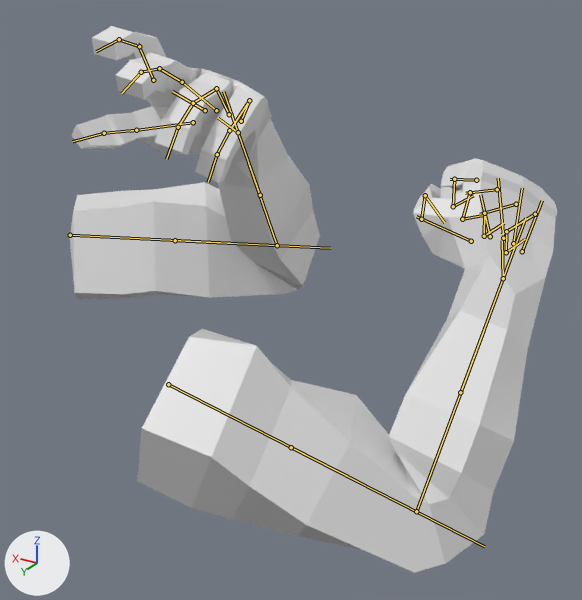
Renders of the FBX model Assets/GhostPuncher/Models/arms_tackle_punch.fbx from each side of a commit.
The view is the same before and after, from a 50 mm lens placed at (-0.677, 0.586, 0.205), pointed at (-0.221, -0.174, -0.175). The lights are fixed; the arrows at lower left show +X, +Y and +Z. The older version comes first. Both versions are drawn at frame 20 of the action 'Scene'; the numbers are the values there. The bones that change, and the others that lie on the model, are drawn over the model as lines.

The first picture shows 'NEW ARM'.
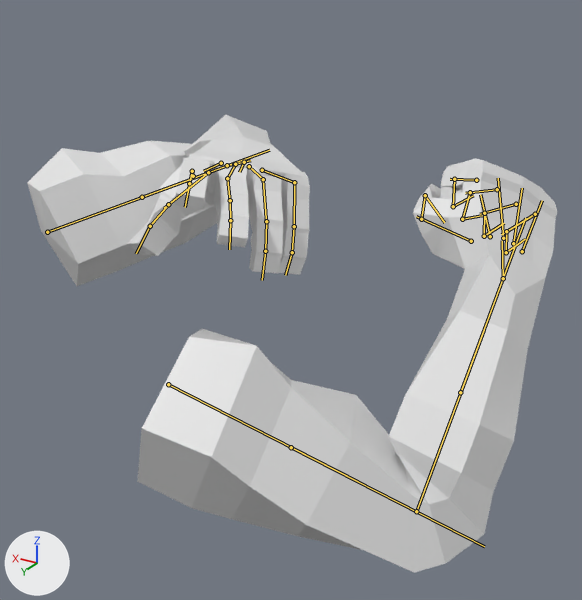
Where the change shows, as pixel boxes (x1, y1, x2, y2) in the pictures (582 x 600 px):
'NEW ARM', posed (9% wider, 16% shorter)
    before: (70, 26, 557, 573)
    after: (27, 115, 557, 573)
bone 'DEF-upper_arm.L', root to tip
    before: (70, 235) to (230, 243)
    after: (47, 232) to (188, 180)
bone 'DEF-upper_arm.L.001', root to tip
    before: (175, 240) to (330, 248)
    after: (142, 197) to (269, 150)
bone 'DEF-forearm.L', root to tip
    before: (277, 245) to (248, 163)
    after: (227, 165) to (239, 163)
bone 'DEF-hand.L', root to tip
    before: (238, 132) to (218, 118)
    after: (244, 162) to (239, 172)
bone 'DEF-f_index.02.L', root to tip
    before: (139, 46) to (118, 39)
    after: (192, 171) to (189, 183)
bone 'DEF-f_middle.02.L', root to tip
    before: (159, 68) to (141, 72)
    after: (230, 200) to (230, 220)
bone 'DEF-f_ring.03.L', root to tip
    before: (178, 127) to (166, 159)
    after: (265, 251) to (262, 280)
bone 'DEF-f_pinky.02.L', root to tip
    before: (229, 130) to (216, 155)
    after: (294, 226) to (292, 252)

The edits, one by one:
Bone 'DEF-upper_arm.L' (bone_def_upper_arm_l) moves from (-0.042, -0.136, 0.145) to (-0.057, -0.111, 0.134).
Bone 'DEF-upper_arm.L' (bone_def_upper_arm_l) turns from (114, 54, -37) to (129, -16, 7) degrees about its own x, y and z.
Bone 'DEF-upper_arm.L.001' (bone_def_upper_arm_l_001) turns from (0, 16, 0) to (0, -1, 0) degrees about its own x, y and z.
Bone 'DEF-forearm.L' (bone_def_forearm_l) turns from (79, 38, -18) to (87, -2, 1) degrees about its own x, y and z.
Bone 'DEF-hand.L' (bone_def_hand_l) turns from (20, -12, -14) to (19, -13, -12) degrees about its own x, y and z.
Bone 'DEF-f_index.02.L' (bone_def_f_index_02_l) moves from (0.0, -0.005, 0.001) to (0.0, -0.003, 0.001).
Bone 'DEF-f_index.02.L' (bone_def_f_index_02_l) turns from (21, 0, 0) to (10, 0, 0) degrees about its own x, y and z.
Bone 'DEF-f_middle.02.L' (bone_def_f_middle_02_l) moves from (0.0, -0.004, 0.001) to (0.0, -0.003, 0.001).
Bone 'DEF-f_middle.02.L' (bone_def_f_middle_02_l) turns from (4, 0, 0) to (-7, 0, 0) degrees about its own x, y and z.
Bone 'DEF-f_ring.03.L' (bone_def_f_ring_03_l) turns from (29, 0, 0) to (20, 0, 0) degrees about its own x, y and z.
Bone 'DEF-f_pinky.02.L' (bone_def_f_pinky_02_l) moves from (0.0, -0.004, 0.001) to (0.0, -0.003, 0.0).
Bone 'DEF-f_pinky.02.L' (bone_def_f_pinky_02_l) turns from (9, 0, 0) to (-1, 0, 0) degrees about its own x, y and z.
